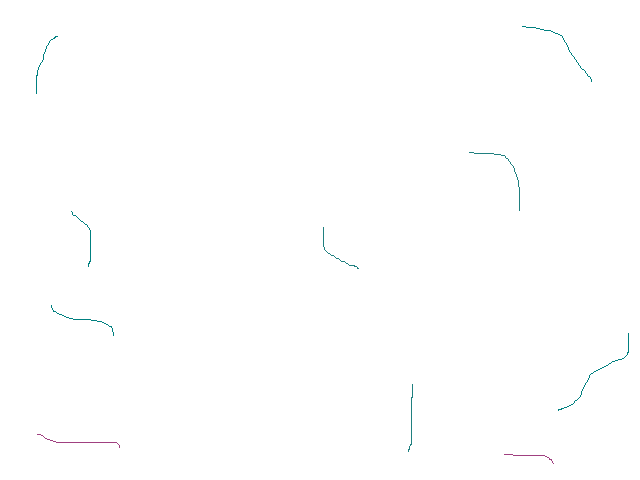
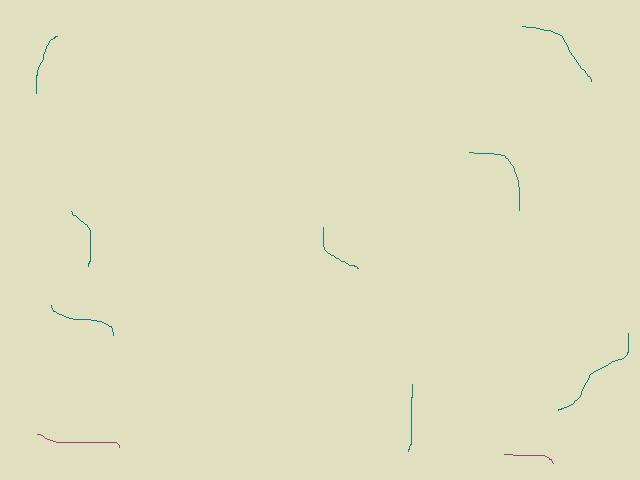
Layer changes from the first 640px x 480px image to the second:
painted on "Background" over (0, 0, 640, 480)
painted on "28_randomLow.png" over (0, 0, 640, 480)
